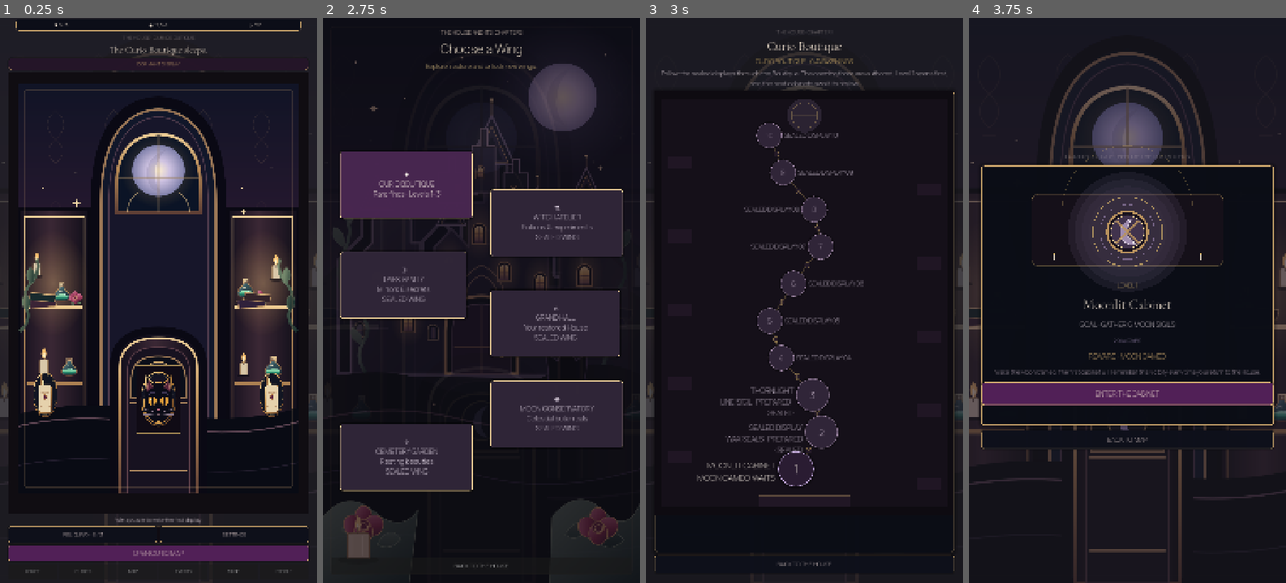
Above: before the commit, frames 1-4 (left to right).
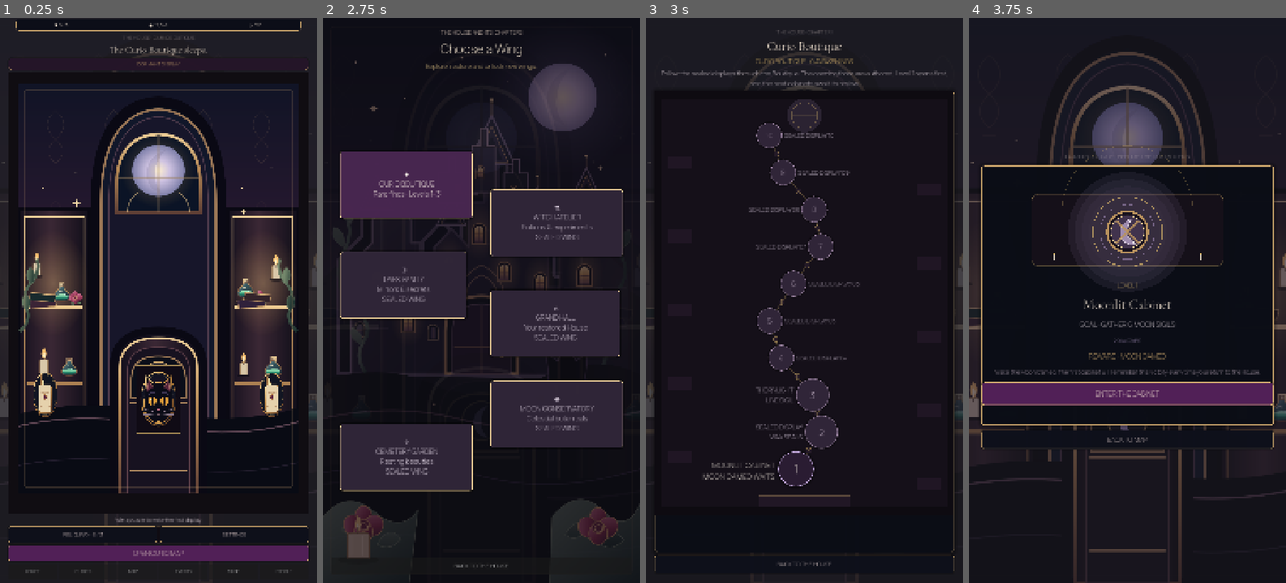
Above: after the commit, the same moments.

Repository: Jay-prodesign/akilta-match3
Game: Godot game, scene res://src/app/app_bootstrap.tscn
Same seed, same stepped clock (60 frames per second), same inputs: the game is played once before the commit and once after it.
Inputs:
- Up to frame 1 (0.25 s): no input
- Up to frame 2 (2.75 s): click "RELIQUARY · 0 / 3" at 0.5 s; click "BACK TO THE HOUSE" at 1.25 s; click "OPEN CURIO MAP" at 2 s
- Up to frame 3 (3 s): click "✦ CURIO BOUTIQUE Rare finds ·…" at 2.75 s
- Up to frame 4 (3.75 s): click "1" at 3.5 s

Frames 1-2 are identical in both runs. In frame 3, 1.5% of the frame differs, in the area x 16-69%, y 20-82%; in frame 4, nothing differs.

Commit message:
fix(map): keep opening chapter labels compact and prevent route-node overlap

Diff:
--- a/src/ui/map/chapter_route_view.gd
+++ b/src/ui/map/chapter_route_view.gd
@@ -72,7 +72,7 @@
 		label.size = Vector2(270.0, 64.0)
 		label.vertical_alignment = VERTICAL_ALIGNMENT_CENTER
 		label.autowrap_mode = TextServer.AUTOWRAP_WORD_SMART
-		label.add_theme_font_size_override("font_size", 28 if level_number == 1 else (25 if level_number <= 3 else 22))
+		label.add_theme_font_size_override("font_size", 26 if level_number == 1 else (22 if level_number <= 3 else 20))
 		label.add_theme_color_override("font_color", BONE if level_number == 1 else Color("#D2C4D7"))
 		var on_right := center.x < route_width * 0.5
 		if on_right:
@@ -125,9 +125,9 @@
 	if level_number == 1:
 		return "MOONLIT CABINET\n%s" % ("MOON CAMEO AWAKENED" if completed else "MOON CAMEO WAITS")
 	if level_number == 2:
-		return "SEALED DISPLAY\nWAX SEALS · %s" % ("READY" if open else "PREPARED · SEALED")
+		return "SEALED DISPLAY\nWAX SEALS"
 	if level_number == 3:
-		return "THORNLIGHT\nLINE SIGIL · %s" % ("READY" if open else "PREPARED · SEALED")
+		return "THORNLIGHT\nLINE SIGIL"
 	if not open:
 		return "SEALED DISPLAY %02d" % level_number
 	return "DISPLAY %02d · READY" % level_number
